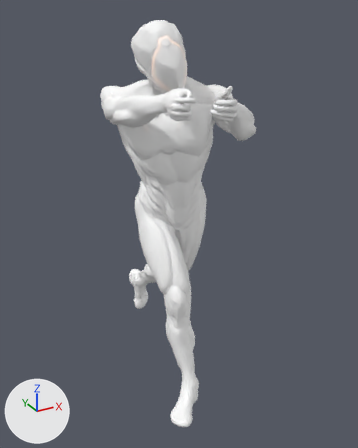
Before and after pictures for a commit that changed the FBX model Resources/Animation/PistolWalk.fbx.
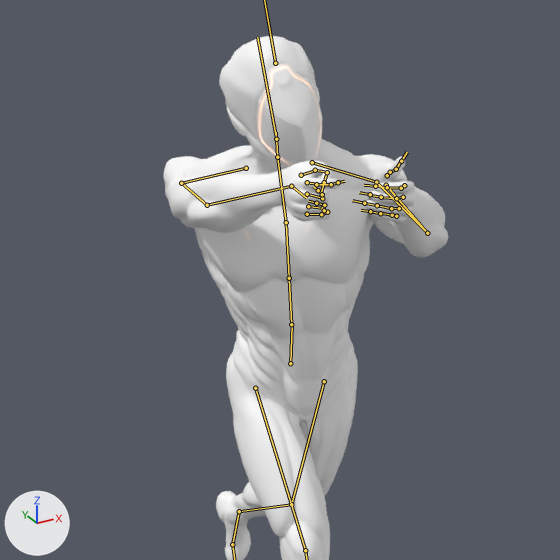
Each version is shown whole from a camera (50 mm lens) standing at (-1.04, -3.774, 1.805) and looking at (0.036, -1.816, 0.826), then close up on the part from 3% to 89% of the width and 0% to 68% of the height. The lights are fixed; the arrows at lower left show +X, +Y and +Z. Both versions are drawn at frame 20 of the action 'mixamo.com'; the numbers are the values there. The bones that bend it are drawn over the model as lines in the close-ups.

Objects in the first close-up: 'Ch44'.
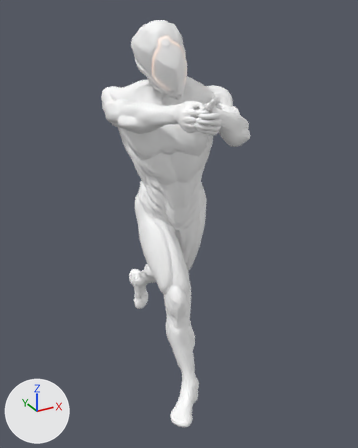
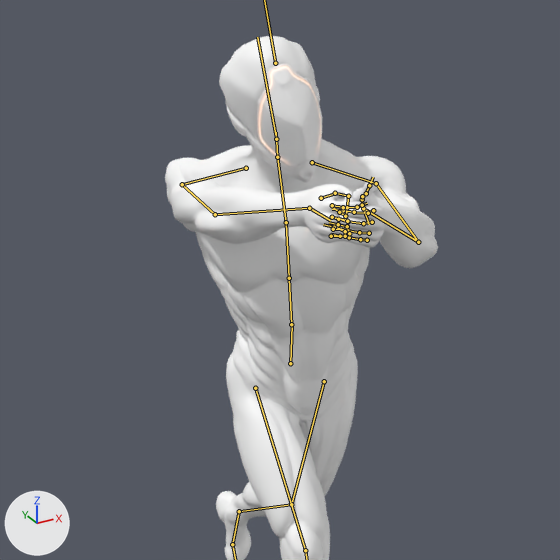
Where the change shows, as pixel boxes (x1, y1, x2, y2) in the close-ups (560 x 560 px):
'Ch44', posed: before (163, 36, 448, 560); after (165, 36, 438, 560)
bone 'mixamorig:LeftArm', root to tip: before (376, 182) to (427, 233); after (376, 183) to (418, 242)
bone 'mixamorig:LeftForeArm', root to tip: before (427, 233) to (386, 185); after (418, 242) to (363, 208)
bone 'mixamorig:LeftHand', root to tip: before (386, 185) to (398, 200); after (363, 208) to (369, 224)
bone 'mixamorig:RightArm', root to tip: before (181, 183) to (207, 205); after (182, 184) to (215, 214)
bone 'mixamorig:RightHand', root to tip: before (291, 186) to (306, 198); after (309, 208) to (330, 220)

The edits, one by one:
Bone 'mixamorig:LeftArm' (bone_mixamorig_leftarm) turns from (14, -40, 51) to (20, -39, 51) degrees about its own x, y and z.
Bone 'mixamorig:LeftForeArm' (bone_mixamorig_leftforearm) turns from (5, -9, 71) to (12, -2, 71) degrees about its own x, y and z.
Bone 'mixamorig:LeftHand' (bone_mixamorig_lefthand) turns from (-30, -53, -36) to (-32, -56, -27) degrees about its own x, y and z.
Bone 'mixamorig:RightArm' (bone_mixamorig_rightarm) turns from (17, 44, -109) to (25, 42, -108) degrees about its own x, y and z.
Bone 'mixamorig:RightHand' (bone_mixamorig_righthand) turns from (-32, 42, 13) to (-34, 42, 6) degrees about its own x, y and z.
